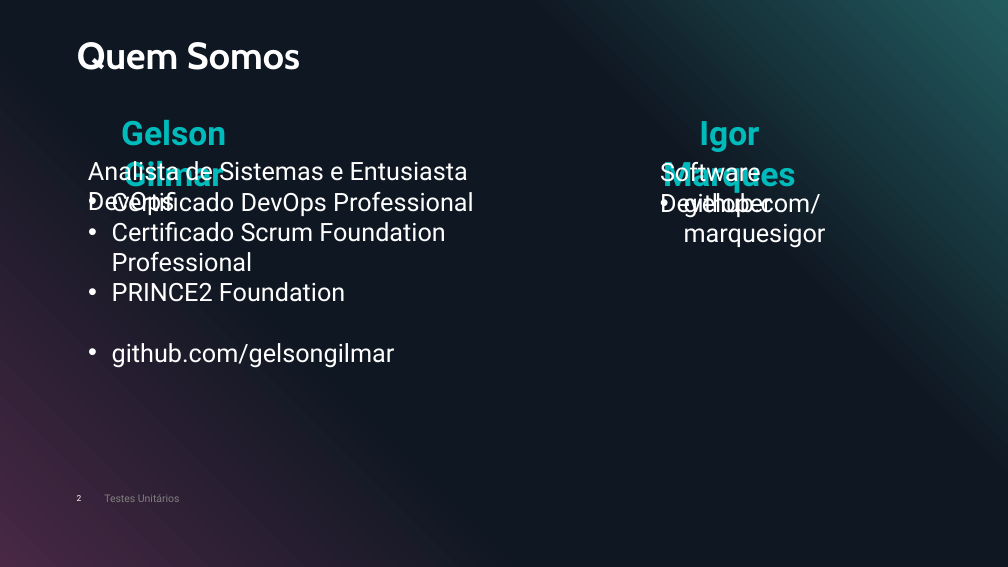
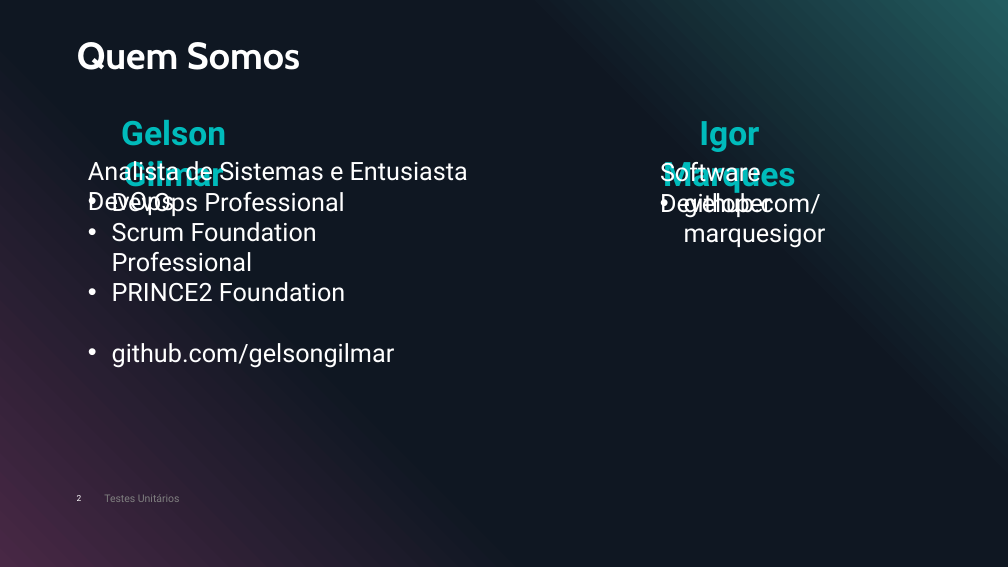
Before and after one commit to gelsongilmar/palestras, a slide deck: slide 2 of Teste Unitário/Porque criar testes unitários.pptx. Drawn at 1008x567 pixels with LibreOffice and Linux fonts; fonts in the diff are those of the drawing. Boxes give left, top, right and bottom in pixels: in the first picture for what was removed or moved away, otherwise in the second. Text is boxed around its words. In the diff, an @@ line names an element or a change of style, - is before the commit and + after.

```diff
--- a/Teste Unitário/Porque criar testes unitários.pptx
+++ b/Teste Unitário/Porque criar testes unitários.pptx
@@ text at [112,192,345,272]: text changed @@
-• Certificado DevOps Professional
-• Certificado Scrum Foundation Professional
+• DevOps Professional
+• Scrum Foundation Professional
```
Also in this commit, not shown: 3 other slides changed, 2 slides added.
